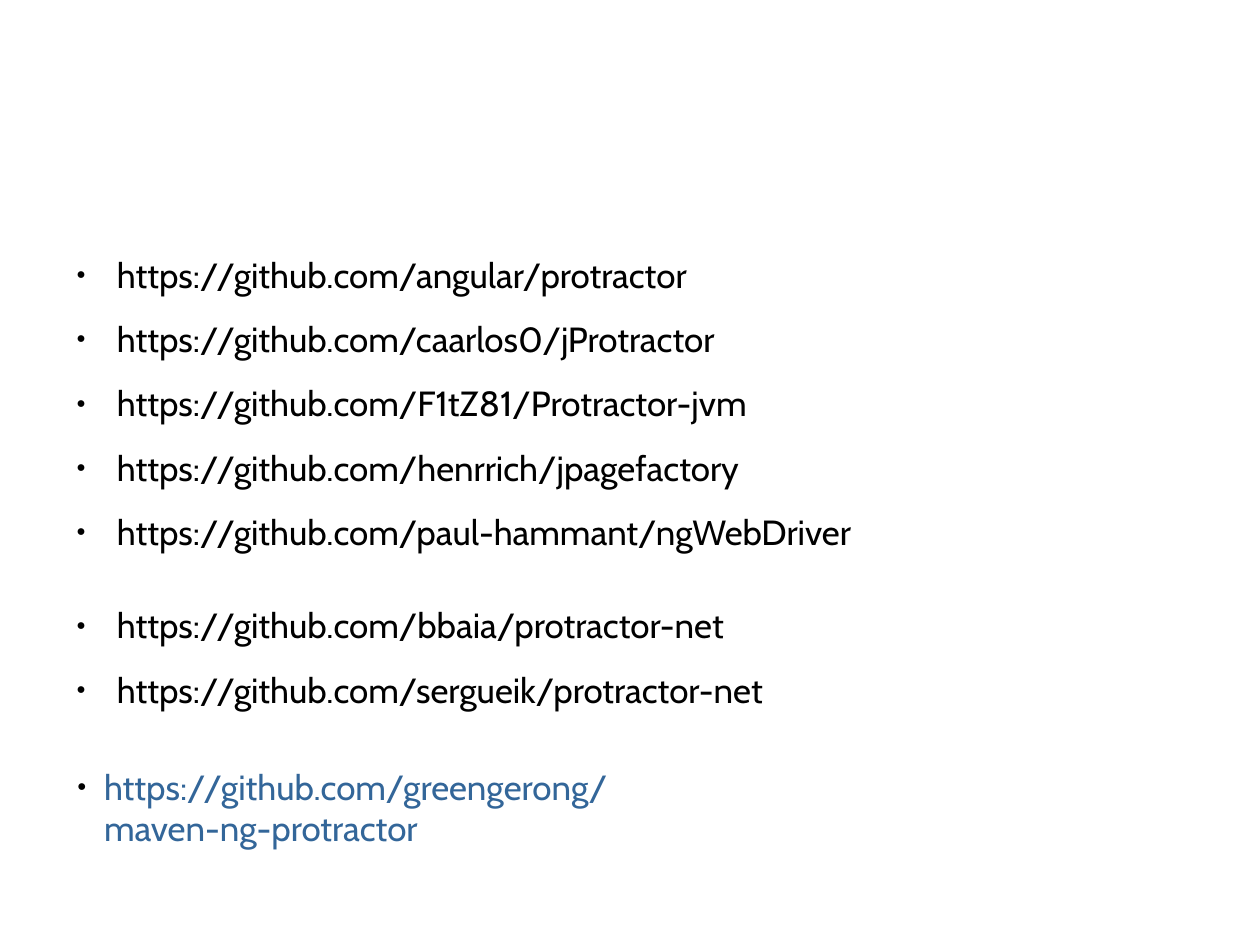
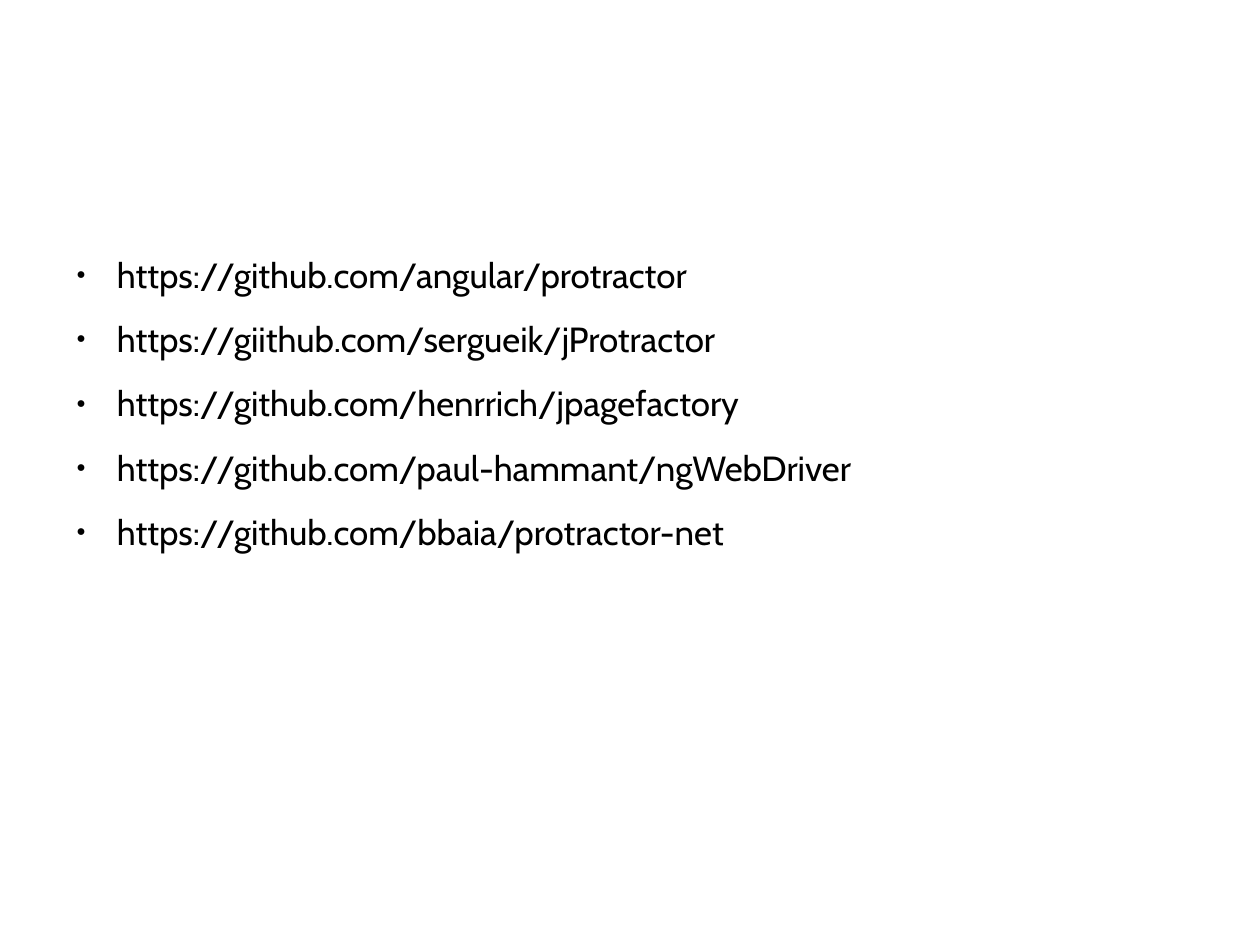
Before and after one commit to sergueik/selenium_java, a slide deck: slide 23 of protractor/jProtractor.odp (slide 19 before the commit). Drawn at 1260x945 pixels with LibreOffice and Linux fonts; fonts in the diff are those of the drawing; background and template pictures are left out. Boxes give left, top, right and bottom in pixels: in the first picture for what was removed or moved away, otherwise in the second. Text is boxed around its words. In the diff, an @@ line names an element or a change of style, - is before the commit and + after.

```diff
--- a/protractor/jProtractor.odp
+++ b/protractor/jProtractor.odp
@@ text at (117,325,715,360): text changed @@
-● https://github.com/caarlos0/jProtractor
-● https://github.com/F1tZ81/Protractor-jvm
+● https://giithub.com/sergueik/jProtractor
@@ text at (117,518,724,553): paragraph added @@
+● https://github.com/bbaia/protractor-net
@@ text removed at (117,611,763,711) @@
-● https://github.com/bbaia/protractor-net
-● https://github.com/sergueik/protractor-net
@@ text removed at (104,774,607,849) @@
-● https://github.com/greengerong/maven-ng-protractor
```
Also in this commit, not shown: 2 other slides changed, 7 slides added, 3 slides removed, 1 other file.
